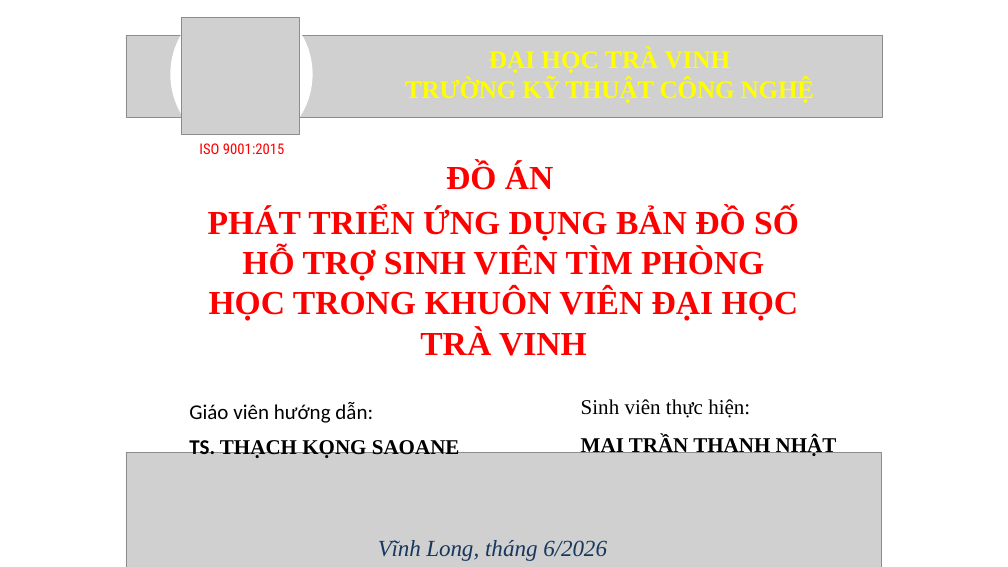
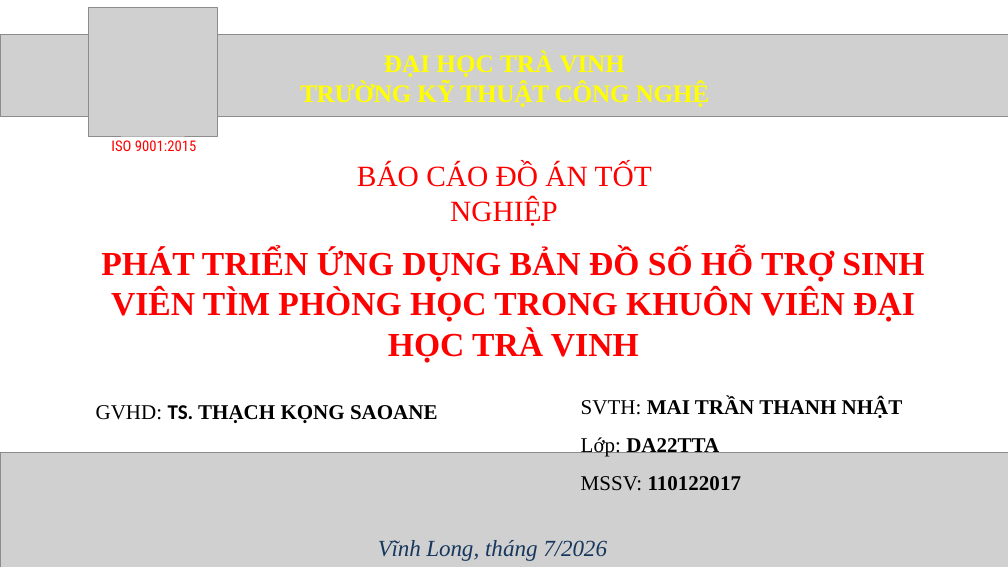
Before and after one commit to NhatThanh115/tn-da22tta-110122017-maitranthanhnhat-bandosodhtv, a slide deck: slide 1 of docs/Mai Trần Thanh Nhật - Khóa luận.pptx. Drawn at 1008x567 pixels with LibreOffice and Linux fonts; fonts in the diff are those of the drawing; grey boxes stand for pictures. Boxes give left, top, right and bottom in pixels: in the first picture for what was removed or moved away, otherwise in the second. Text is boxed around its words. In the diff, an @@ line names an element or a change of style, - is before the commit and + after.

```diff
--- a/docs/Mai Trần Thanh Nhật - Khóa luận.pptx
+++ b/docs/Mai Trần Thanh Nhật - Khóa luận.pptx
@@ title "ĐẠI HỌC TRÀ VINH TRƯỜNG ...": place and size @@
-title "ĐẠI HỌC TRÀ VINH TRƯỜNG ..." at [405,48,815,103]
+title "ĐẠI HỌC TRÀ VINH TRƯỜNG ..." at [300,52,710,107]
@@ picture added at [88,7,217,135] @@
@@ freeform shape removed at [170,0,312,149] @@
@@ picture removed at [182,17,299,135] @@
@@ picture: place and size @@
-picture at [126,36,882,118]
+picture at [0,34,1008,116]
@@ text "ISO 9001:2015": place and size @@
-text "ISO 9001:2015" at [199,143,285,154]
+text "ISO 9001:2015" at [111,140,197,151]
@@ text at [357,163,652,226]: text changed; size 32 to 28 pt; bold off @@
-ĐỒ ÁN
+BÁO CÁO ĐỒ ÁN TỐT NGHIỆP
@@ text "PHÁT TRIỂN ỨNG DỤNG BẢN ..." rewrapped from [208,207,799,356] to [101,249,924,362] @@
@@ text at [96,405,438,423]: text changed; font Calibri to Times New Roman @@
-Giáo viên hướng dẫn:
-TS. THẠCH KỌNG SAOANE
+GVHD: TS. THẠCH KỌNG SAOANE
@@ text at [581,398,903,491]: text changed; bold on @@
-Sinh viên thực hiện:
-MAI TRẦN THANH NHẬT
+SVTH: MAI TRẦN THANH NHẬT
+Lớp: DA22TTA
+MSSV: 110122017
@@ picture: place and size @@
-picture at [126,453,882,567]
+picture at [0,453,1008,567]
@@ text at [378,540,607,561]: text changed @@
-Vĩnh Long, tháng 6/2026
+Vĩnh Long, tháng 7/2026
```
Also in this commit, not shown: 8 other slides changed, 2 slides removed, 16 other files.
